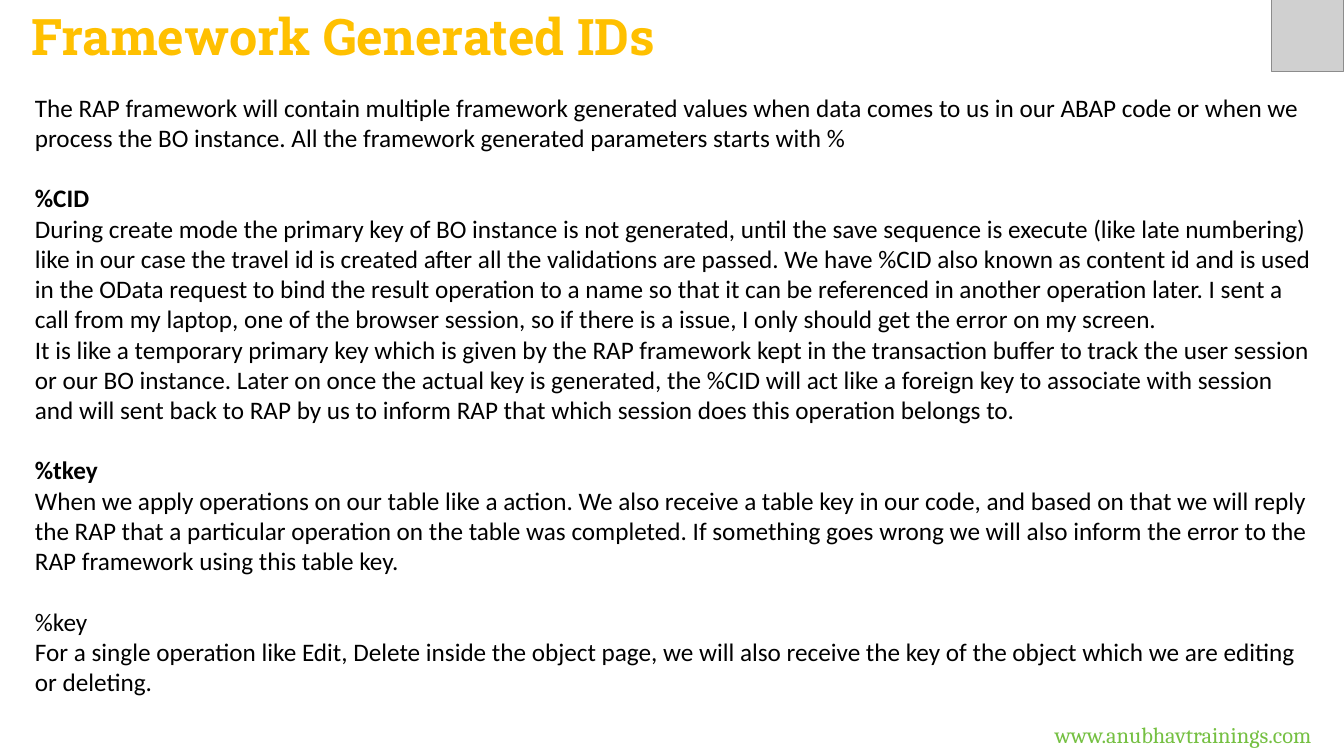
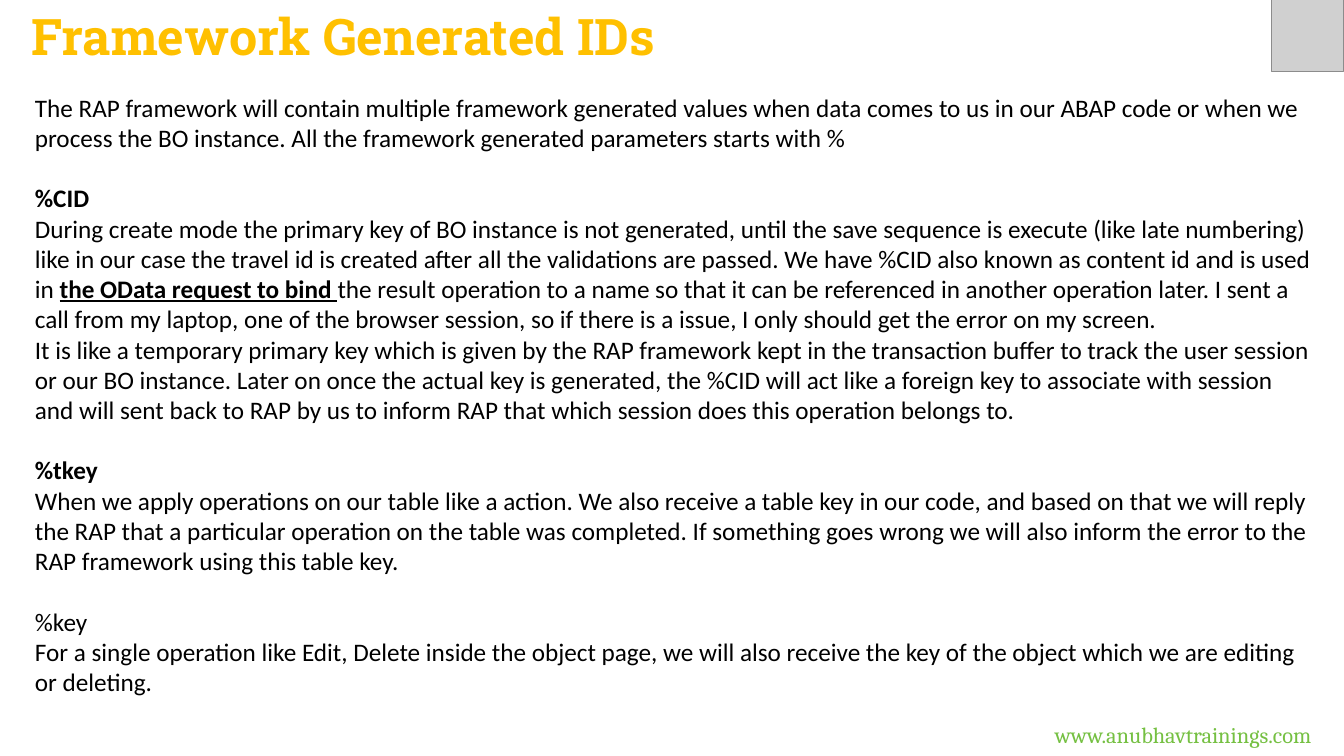
Before and after one commit to soyuztechnologies/RAP_Training_Applied_Materials, a slide deck: slide 9 of Day 8/DAY-8.pptx (slide 6 before the commit). Drawn at 1344x756 pixels with LibreOffice and Linux fonts; fonts in the diff are those of the drawing; grey boxes stand for pictures. Boxes give left, top, right and bottom in pixels: in the first picture for what was removed or moved away, otherwise in the second. Text is boxed around its words. In the diff, an @@ line names an element or a change of style, - is before the commit and + after.

```diff
--- a/Day 8/DAY-8.pptx
+++ b/Day 8/DAY-8.pptx
@@ text at [35, 219, 1310, 333]: bold on, underline on in "the OData request to bind" @@
```
Also in this commit, not shown: 7 other slides changed, 4 slides added, 8 slides removed, 5 other files.
